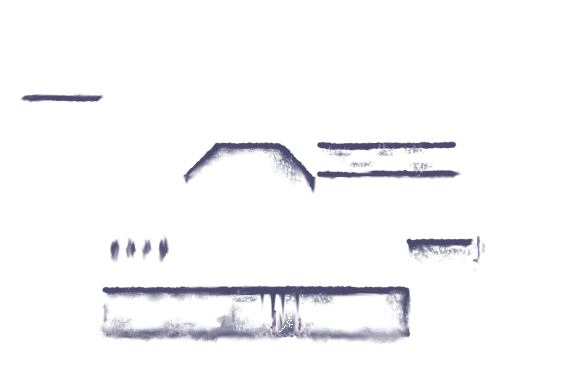
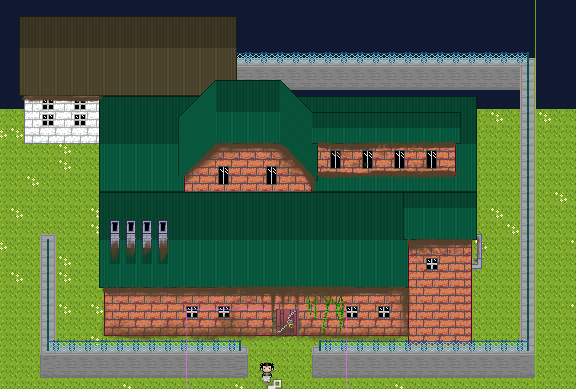
Layered file, before and after one edit (576 x 389). Changes by layer:
"frame": opacity 85% → 100%, blend multiply → normal, painted on it over [19, 93, 486, 346]
showed "frame #1" over [110, 220, 482, 336]
showed "Pasted Layer #1" over [0, 0, 576, 389]
